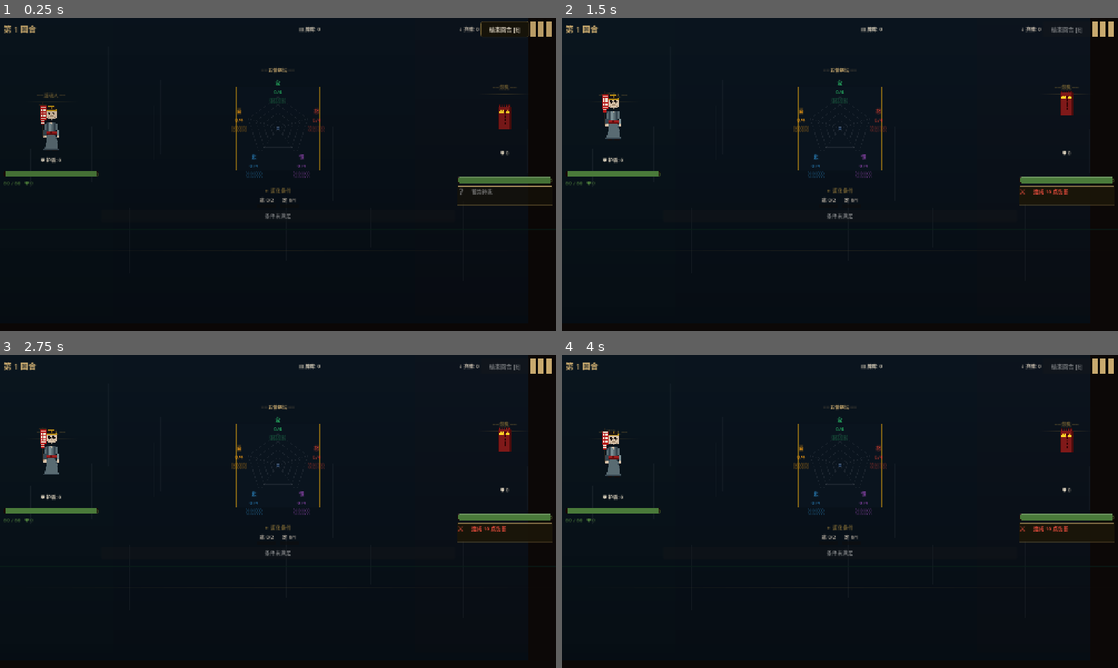
Above: before the commit, frames 1-4 (two rows, left to right).
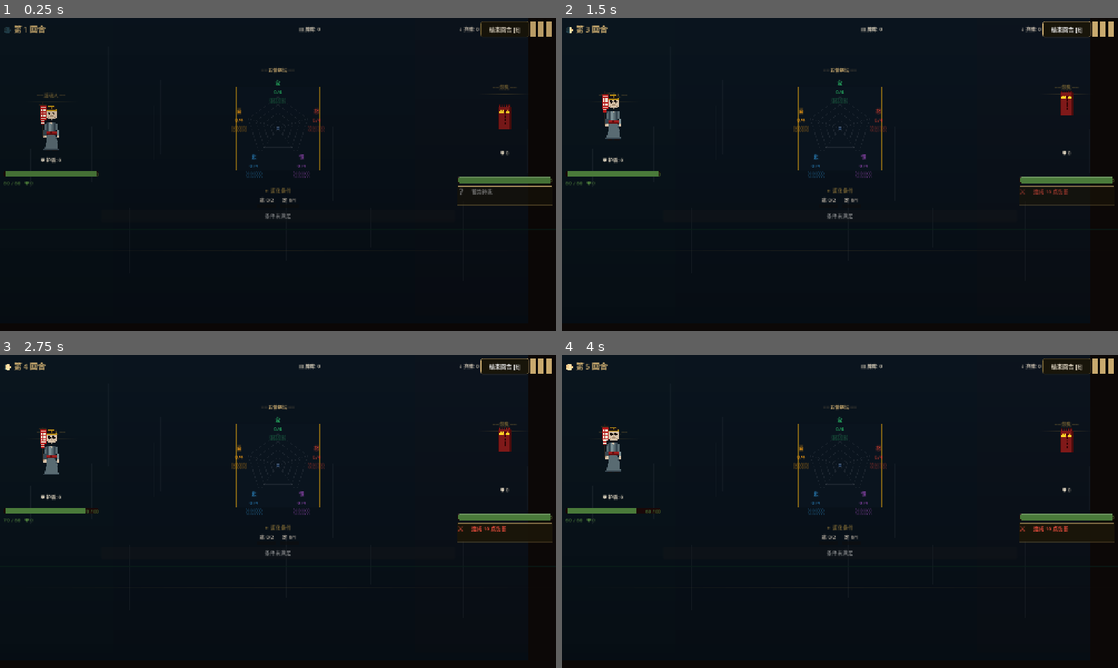
Above: after the commit, the same moments.

Repository: qianhua76123-pixel/soul-ferry
Game: Godot game, scene res://scenes/BattleScene.tscn
Same seed, same stepped clock (60 frames per second), same inputs: the game is played once before the commit and once after it. This scene is started directly instead of the project's main scene.
Inputs (mouse positions are in pixels of both pictures, inside the frame that each line leads up to):
- Up to frame 1 (0.25 s): no input
- Up to frame 2 (1.5 s): click "结束回合 [E]" at 0.5 s; click (1067, 30) at 1.25 s, where only the run after the commit has a clickable "结束回合 [E]"
- Up to frame 3 (2.75 s): click (505, 367) at 2 s, where only the run after the commit has a clickable "结束回合 [E]"
- Up to frame 4 (4 s): tap Enter at 2.75 s; move the mouse to (962, 495) at 2.77 s; click (962, 495) at 2.92 s; move the mouse to (728, 527) at 3.52 s; click (728, 527) at 3.67 s

The runs differ from the first frame. In frame 1, 0.1% of the frame differs, in the area x 0-9%, y 2-5%; in frame 2, 0.3%; in frame 3, 0.3%; in frame 4, 0.6%, in the area x 0-96%, y 1-51%.
Error before the commit: Trying to assign value of type 'String' to a variable of type 'int'. (res://scripts/battle/BattleScene.gd:141)

Commit message:
fix: 战斗崩溃修复 - moon类型String、mul类型float、补充Boss行动处理(heal_self/shield_self/apply_debuff/drain_emotion/attack_all)

Diff:
--- a/scripts/battle/BattleScene.gd
+++ b/scripts/battle/BattleScene.gd
@@ -138,7 +138,7 @@
 
 func _on_player_turn_started(turn: int) -> void:
 	var moon_icons: Array = ["🌑","🌒","🌓","🌔","🌕","🌖","🌗","🌘"]
-	var moon: int = moon_icons[int(turn - 1) % 8]
+	var moon: String = moon_icons[int(turn - 1) % 8]
 	turn_label.text       = "%s 第 %d 回合" % [moon, int(turn)]
 	end_turn_btn.disabled = false
 	du_hua_btn.visible    = false
--- a/scripts/battle/BattleStateMachine.gd
+++ b/scripts/battle/BattleStateMachine.gd
@@ -919,13 +919,13 @@
 
 func _execute_enemy_action(action: Dictionary) -> void:
 	if action.is_empty(): return
-	var mul   = EmotionManager.get_enemy_damage_multiplier()
+	var mul: float = EmotionManager.get_enemy_damage_multiplier()
 	# 愤怒阶段：敌人伤害额外×1.3
 	if boss_phase == 2:
 		mul *= 1.3
 	var atype: String = action.get("type", "")
 	match atype:
-		"attack":
+		"attack", "attack_all":
 			# 先检查玩家闪避
 			if _dodge_charges > 0:
 				_dodge_charges -= 1
@@ -992,6 +992,42 @@
 			EmotionManager.modify("fear", 1)
 			EmotionManager.modify("grief", 1)
 
+		# ── Boss 专属行动 ──────────────────────────────────
+		"heal_self":
+			# Boss 自愈（水中沉潜等）
+			var heal_val: int = int(action.get("value", 0))
+			enemy_hp = min(enemy_hp + heal_val, enemy_max_hp)
+
+		"shield_self":
+			# Boss 自盾
+			var shield_val: int = int(action.get("value", 0))
+			# 府衙封条遗物：敌人防御行动时锁链+1
+			if RelicManager.has_relic("fu_ya_feng_tiao") or RelicManager.has_relic("fu_ya_feng_tiao_upgraded"):
+				enemy_chains = min(enemy_chains + 1, RelicManager.get_chain_stack_cap())
+			enemy_shield += shield_val
+
+		"apply_debuff":
+			# Boss 施加 debuff（情绪光环等）
+			var debuff_type: String = str(action.get("value", ""))
+			match debuff_type:
+				"grief_aura":
+					EmotionManager.modify("grief", 1)
+				"rage_aura":
+					EmotionManager.modify("rage", 1)
+				"joy_drain":
+					EmotionManager.modify("joy", -1)
+				_:
+					pass
+
+		"drain_emotion":
+			# Boss 吸取情绪（沈素锦：情感真空）
+			var drain_count: int = action.get("drain_emotion_count", 1)
+			var emotions: Array = ["grief", "fear", "rage", "joy", "calm"]
+			for _i in drain_count:
+				var rand_emo: String = emotions[randi() % emotions.size()]
+				if EmotionManager.values.get(rand_emo, 0) > 0:
+					EmotionManager.modify(rand_emo, -int(action.get("value", 1)))
+
 func _deal_damage_to_enemy(amount: int) -> void:
 	# 五彩香灰：多印记类型加伤
 	var mark_type_count: int = 0
